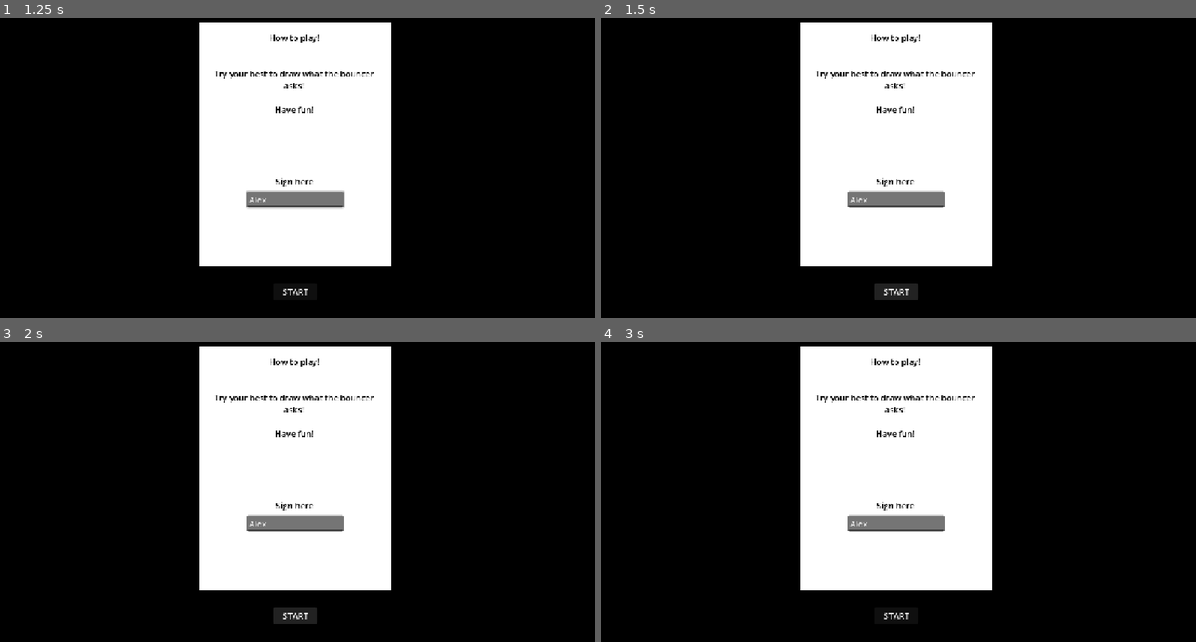
Above: before the commit, frames 1-4 (two rows, left to right).
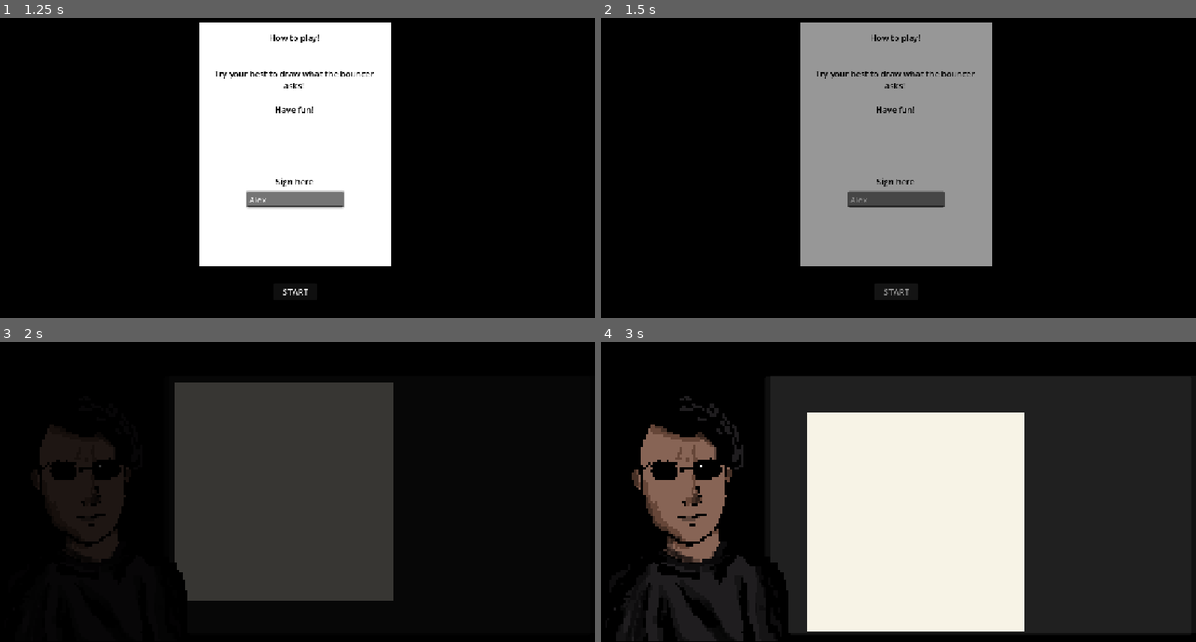
Above: after the commit, the same moments.

Repository: jyatch/bouncer-game
Game: Godot game, scene res://Scenes/HowToPlay.tscn
Two runs of this game, one before a commit and one after it. Both use one fixed random seed, a clock stepped at 60 frames per second and the inputs below. This scene is started directly instead of the project's main scene.
Inputs (mouse positions are in pixels of both pictures, inside the frame that each line leads up to):
- Up to frame 1 (1.25 s): click (297, 201) at 0.52 s; type "Alex" at 0.6 s
- Up to frame 2 (1.5 s): click "START" at 1.25 s
- Up to frame 3 (2 s): no input
- Up to frame 4 (3 s): click (898, 615) at 2 s, where only the run before the commit has a clickable "START"; tap Enter at 2.75 s; move the mouse to (1029, 456) at 2.77 s; hold D from 2.78 s (still down); tap Z at 2.85 s; click (1029, 456) at 2.92 s

Frame 1 is identical in both runs. In frame 2, 26% of the frame differs, in the area x 33-66%, y 1-93%; in frame 3, 34%; in frame 4, 70%, in the area x 2-100%, y 1-100%.
Error before the commit: Parse Error: Identifier "PlayerData" not declared in the current scope. (res://Scripts/how_to_play.gd:14)

Commit message:
changes to the scene transitions

Diff:
--- a/Scripts/how_to_play.gd
+++ b/Scripts/how_to_play.gd
@@ -1,7 +1,5 @@
 extends Control
 
-
-@export var game_scene: PackedScene
 @export var start_button: Button
 @export var name_input: LineEdit
 
@@ -13,4 +11,4 @@
 
 	PlayerData.player_name = player_name
 
-	get_tree().change_scene_to_packed(game_scene)
+	Transition.change_scene("res://Scenes/Main.tscn")
--- a/project.godot
+++ b/project.godot
@@ -11,7 +11,7 @@
 [application]
 
 config/name="Bouncer Game"
-run/main_scene="uid://cv57x3d3oorfs"
+run/main_scene="uid://b0e1fynjdl35t"
 config/features=PackedStringArray("4.7", "Forward Plus")
 config/icon="res://Images/icon.svg"
 
@@ -20,6 +20,7 @@
 Transition="*res://Scripts/transition.gd"
 DoodleAI="*res://Scripts/doodle_ai.gd"
 QuickDraw="*res://Scripts/quickdraw.gd"
+PlayerData="*uid://bsovxllbeqi8y"
 
 [display]
 
